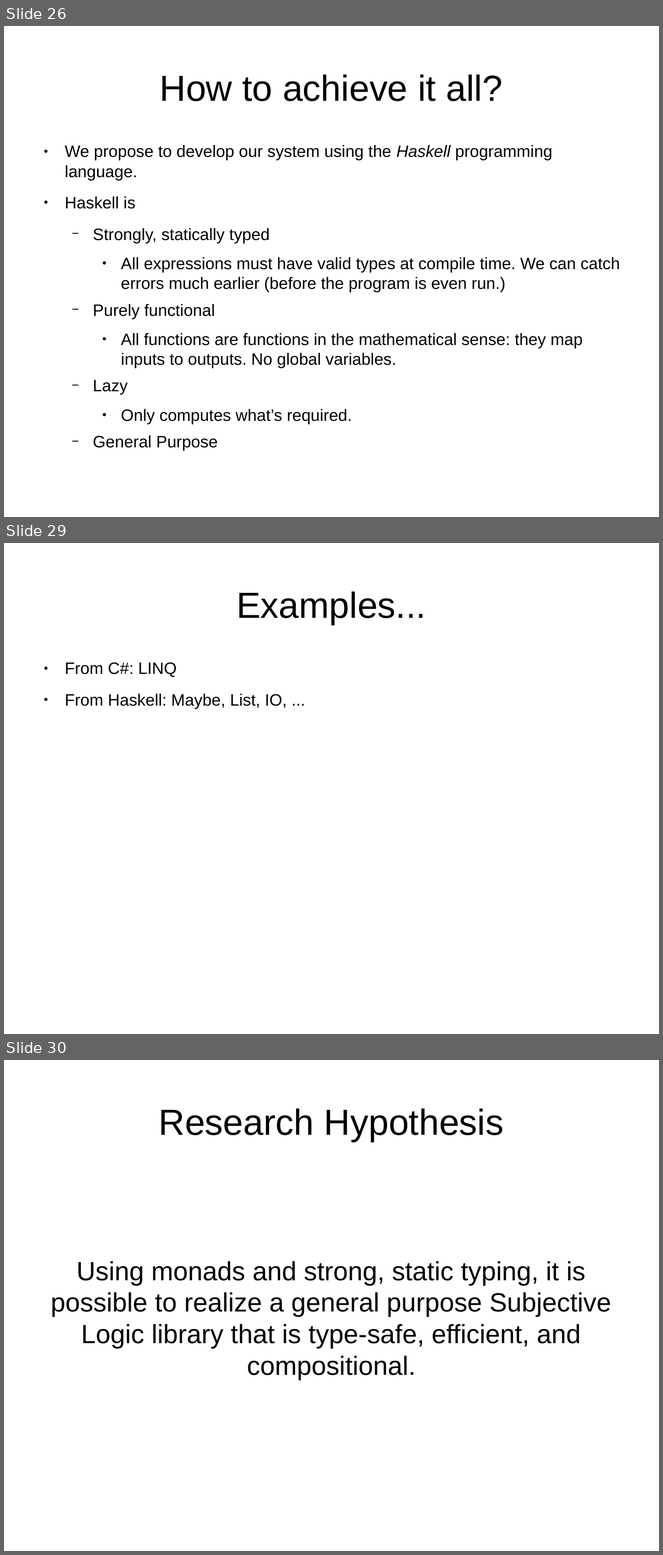
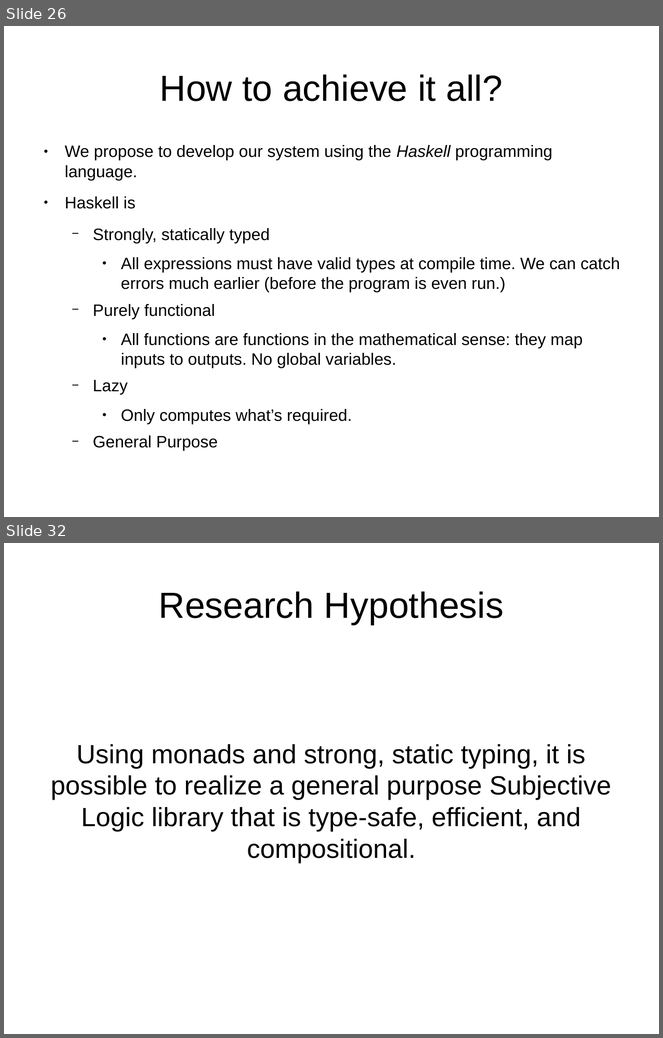
Before and after one commit to bstamour/SLHS, a slide deck: docs/proposal-from-bob.odp. Shown one above the other, each under a label of ours: slides 26, 29 and 30 before the commit, slides 26 and 32 after it; the slides between them are not shown. The pictures are 663x1555 and 663x1038 pixels, drawn with LibreOffice and Linux fonts; fonts in the diff are those of the drawing. Boxes give left, top, right and bottom in pixels: in the first picture for what was removed or moved away, otherwise in the second. Text is boxed around its words. In the diff, an @@ line names an element or a change of style, - is before the commit and + after.

```diff
--- a/docs/proposal-from-bob.odp
+++ b/docs/proposal-from-bob.odp
@@ slide 29 removed at [4, 543, 659, 1034], background #FFFFFF @@
@@ title removed at [236, 591, 426, 625] @@
-Examples...
@@ text removed at [65, 662, 287, 709] @@
-● From C#: LINQ
-● From Haskell: Maybe, List, IO, ...
@@ what was slide 30 is now slide 32 @@
```
Also in this commit, not shown: 2 slides changed, 3 slides added.
